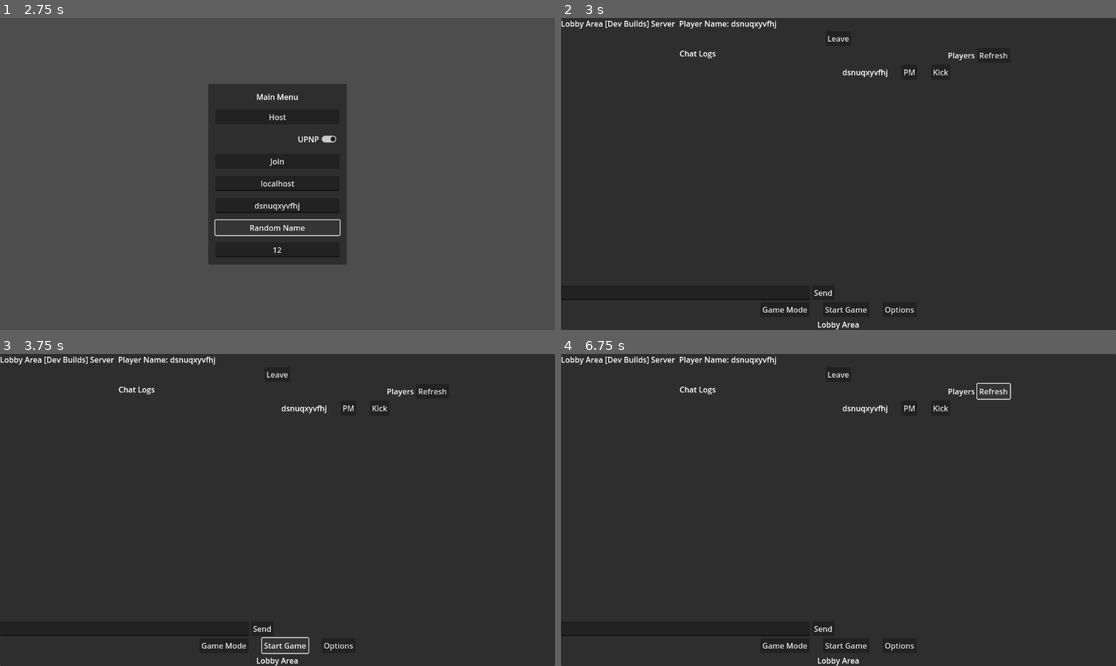
Above: before the commit, frames 1-4 (two rows, left to right).
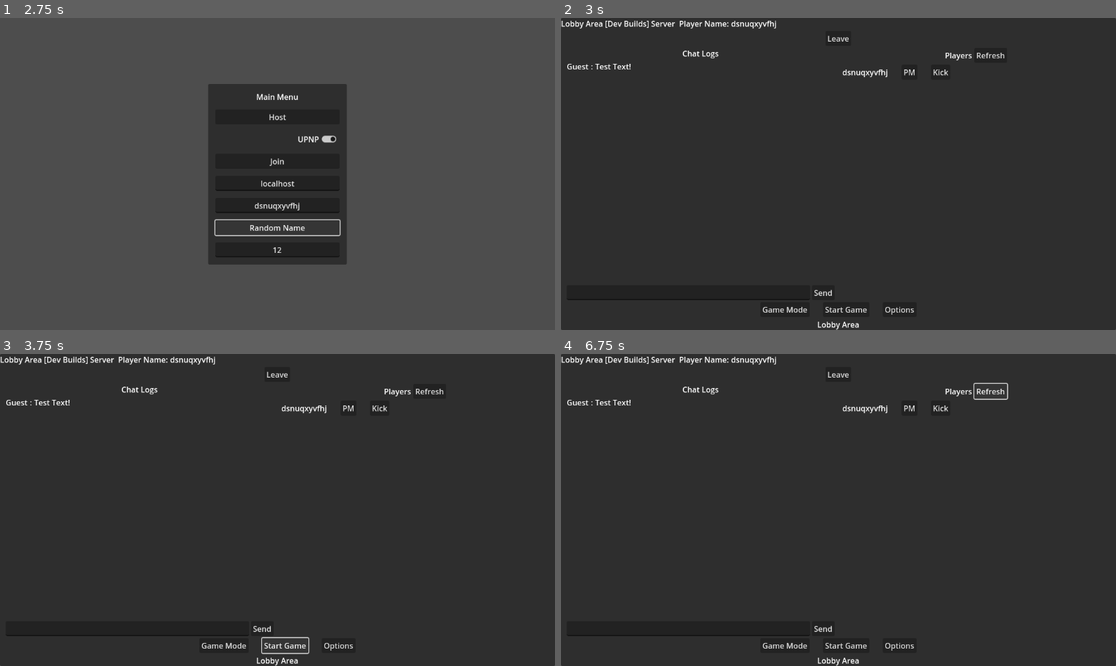
Above: after the commit, the same moments.

Repository: Lightnet/craftgd
Game: Godot game, scene res://maps/main.tscn
Same seed, same stepped clock (60 frames per second), same inputs: the game is played once before the commit and once after it.
Inputs (mouse positions are in pixels of both pictures, inside the frame that each line leads up to):
- Up to frame 1 (2.75 s): click (277, 248) at 0.52 s; type "12" at 0.6 s; click "UPNP" at 1.25 s; click "Random Name" at 2 s
- Up to frame 2 (3 s): click "Host" at 2.75 s
- Up to frame 3 (3.75 s): click "Start Game" at 3.5 s
- Up to frame 4 (6.75 s): click "Start Game" at 4.25 s; click "Leave" at 5 s; click "Send" at 5.75 s; click "Refresh" at 6.5 s

Frame 1 is identical in both runs. In frame 2, 0.3% of the frame differs, in the area x 0-81%, y 10-91%; in frame 3, 0.3%; in frame 4, 0.4%, in the area x 0-82%, y 9-91%.

Commit message:
Work on chat message test.
Learn what works and not work for broadcast.

Diff:
--- a/lobby/game_lobby.gd
+++ b/lobby/game_lobby.gd
@@ -5,8 +5,11 @@
 
 @onready var UIPlayerlist = $VBoxContainer/HBC_Content/VBoxContainer2/PlayerList/VBC_Players
 @onready var UIPlayerName = $VBoxContainer/HBoxContainer/LPlayerName2
+@onready var UIChatMessages = $VBoxContainer/HBC_Content/VBoxContainer/SC_Chat/VBC_Messages
 
 var UIPlayerData = preload("res://lobby/lobby_player_row01.tscn")
+
+var UIChatMessage = preload("res://lobby/lobby_player_message.tscn")
 
 var playercount = 0
 var oldplayercount = 0
@@ -91,3 +94,36 @@
 	else:
 		print("NOT AUTH")
 	pass # Replace with function body.
+
+@rpc("any_peer","unreliable")
+func ChatMessageAppend(msg):
+	print("msg",msg )
+	var peer_id = self.multiplayer.get_remote_sender_id()
+	var playername = ""
+	if Network.player_info[peer_id] == null:
+		return
+	playername = Network.player_info[peer_id]["name"]
+	print("peer_id: ", peer_id)
+	var player_msg = UIChatMessage.instantiate()
+	player_msg.get_node("LPlayerName").text = playername
+	player_msg.get_node("Message").text = msg
+	UIChatMessages.add_child(player_msg)
+	pass
+
+
+func _on_le_chat_message_text_submitted(new_text):
+	print("CHAT TEXT INPUT ", new_text)
+	var peer_id = get_tree().get_multiplayer().get_unique_id()
+	print("peer_id", peer_id)
+	var playername = Network.my_info["name"]
+	#var playerlist = Network.player_info
+	#print("PLAYERS:", playerlist)
+	#if Network.player_info[peer_id] == null:
+		#return
+	var player_msg = UIChatMessage.instantiate()
+	player_msg.get_node("LPlayerName").text = playername
+	player_msg.get_node("Message").text = new_text
+	UIChatMessages.add_child(player_msg)
+	#boardcast all but not self
+	rpc("ChatMessageAppend",  new_text)
+	pass
--- /dev/null
+++ b/lobby/lobby_player_message.tscn
@@ -0,0 +1,15 @@
+[gd_scene format=3 uid="uid://cokh82rmrm7dc"]
+
+[node name="HBC_PlayerMessage" type="HBoxContainer"]
+
+[node name="LPlayerName" type="Label" parent="."]
+layout_mode = 2
+text = "Guest"
+
+[node name="LSpan" type="Label" parent="."]
+layout_mode = 2
+text = ":"
+
+[node name="Message" type="Label" parent="."]
+layout_mode = 2
+text = "Test Text!"
--- a/maps/main.tscn
+++ b/maps/main.tscn
@@ -1,10 +1,11 @@
-[gd_scene load_steps=11 format=3 uid="uid://ccloqiflsxmai"]
+[gd_scene load_steps=12 format=3 uid="uid://ccloqiflsxmai"]
 
 [ext_resource type="Script" path="res://scripts/world.gd" id="1_4xjwc"]
 [ext_resource type="PackedScene" uid="uid://dwy27pfj45xvr" path="res://maps/prototype01.tscn" id="2_2g70h"]
 [ext_resource type="Texture2D" uid="uid://dsu4i8oftqh0k" path="res://addons/kenney_particle_pack/circle_05.png" id="3_d2u12"]
 [ext_resource type="PackedScene" uid="uid://d1lmd0si3awbb" path="res://chat/prototype_chat_msg.tscn" id="4_7veta"]
 [ext_resource type="Script" path="res://lobby/game_lobby.gd" id="5_2a3ko"]
+[ext_resource type="PackedScene" uid="uid://cokh82rmrm7dc" path="res://lobby/lobby_player_message.tscn" id="5_5bet1"]
 
 [sub_resource type="ProceduralSkyMaterial" id="ProceduralSkyMaterial_ugj4p"]
 sky_horizon_color = Color(0.64625, 0.65575, 0.67075, 1)
@@ -312,6 +313,10 @@
 layout_mode = 2
 size_flags_vertical = 3
 
+[node name="HSplitContainer" type="HSplitContainer" parent="CanvasLayer/Lobby/VBoxContainer/HBC_Content"]
+custom_minimum_size = Vector2(8, 0)
+layout_mode = 2
+
 [node name="VBoxContainer" type="VBoxContainer" parent="CanvasLayer/Lobby/VBoxContainer/HBC_Content"]
 layout_mode = 2
 size_flags_horizontal = 3
@@ -331,13 +336,15 @@
 size_flags_horizontal = 3
 size_flags_vertical = 3
 
+[node name="HBC_PlayerMessage" parent="CanvasLayer/Lobby/VBoxContainer/HBC_Content/VBoxContainer/SC_Chat/VBC_Messages" instance=ExtResource("5_5bet1")]
+layout_mode = 2
+
 [node name="HBoxContainer" type="HBoxContainer" parent="CanvasLayer/Lobby/VBoxContainer/HBC_Content/VBoxContainer"]
 layout_mode = 2
 
-[node name="LineEdit" type="LineEdit" parent="CanvasLayer/Lobby/VBoxContainer/HBC_Content/VBoxContainer/HBoxContainer"]
-layout_mode = 2
-size_flags_horizontal = 3
-alignment = 3
+[node name="LE_ChatMessage" type="LineEdit" parent="CanvasLayer/Lobby/VBoxContainer/HBC_Content/VBoxContainer/HBoxContainer"]
+layout_mode = 2
+size_flags_horizontal = 3
 
 [node name="btnSendMsg" type="Button" parent="CanvasLayer/Lobby/VBoxContainer/HBC_Content/VBoxContainer/HBoxContainer"]
 layout_mode = 2
@@ -374,6 +381,10 @@
 layout_mode = 2
 size_flags_horizontal = 3
 size_flags_vertical = 3
+
+[node name="HSplitContainer2" type="HSplitContainer" parent="CanvasLayer/Lobby/VBoxContainer/HBC_Content"]
+custom_minimum_size = Vector2(8, 0)
+layout_mode = 2
 
 [node name="HBC_Bottom_NavMenus" type="HBoxContainer" parent="CanvasLayer/Lobby/VBoxContainer"]
 layout_mode = 2
@@ -443,6 +454,7 @@
 [connection signal="pressed" from="CanvasLayer/MainMenu/MarginContainer/VBoxContainer/JoinButton" to="." method="_on_join_button_pressed"]
 [connection signal="pressed" from="CanvasLayer/MainMenu/MarginContainer/VBoxContainer/btnRandomName" to="." method="_on_btn_random_name_pressed"]
 [connection signal="visibility_changed" from="CanvasLayer/Lobby" to="CanvasLayer/Lobby" method="_on_visibility_changed"]
+[connection signal="text_submitted" from="CanvasLayer/Lobby/VBoxContainer/HBC_Content/VBoxContainer/HBoxContainer/LE_ChatMessage" to="CanvasLayer/Lobby" method="_on_le_chat_message_text_submitted"]
 [connection signal="pressed" from="CanvasLayer/Lobby/VBoxContainer/HBC_Content/VBoxContainer/HBoxContainer/btnSendMsg" to="." method="_on_btn_send_msg_pressed"]
 [connection signal="pressed" from="CanvasLayer/Lobby/VBoxContainer/HBC_Content/VBoxContainer2/HBoxContainer/btnRedreshPlayers" to="CanvasLayer/Lobby" method="_on_btn_redresh_players_pressed"]
 [connection signal="pressed" from="CanvasLayer/Lobby/VBoxContainer/HBC_Bottom_NavMenus/btnStartGame" to="CanvasLayer/Lobby" method="_on_btn_start_game_pressed"]
Not shown, changed: README.md
